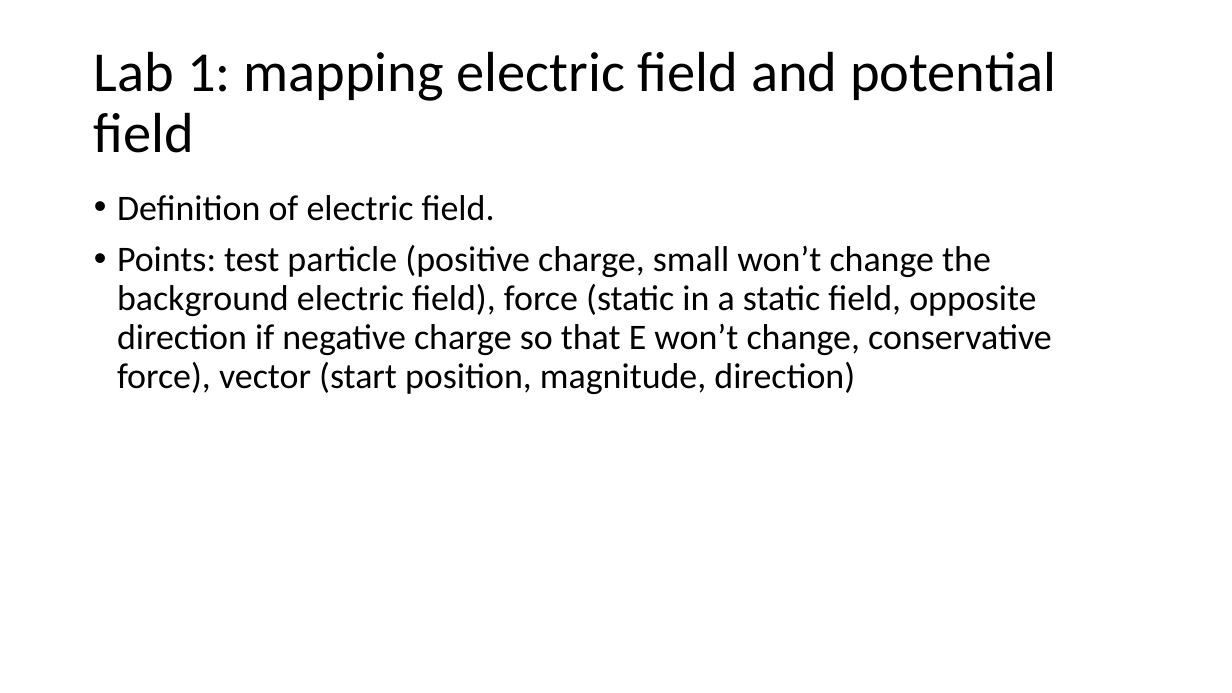
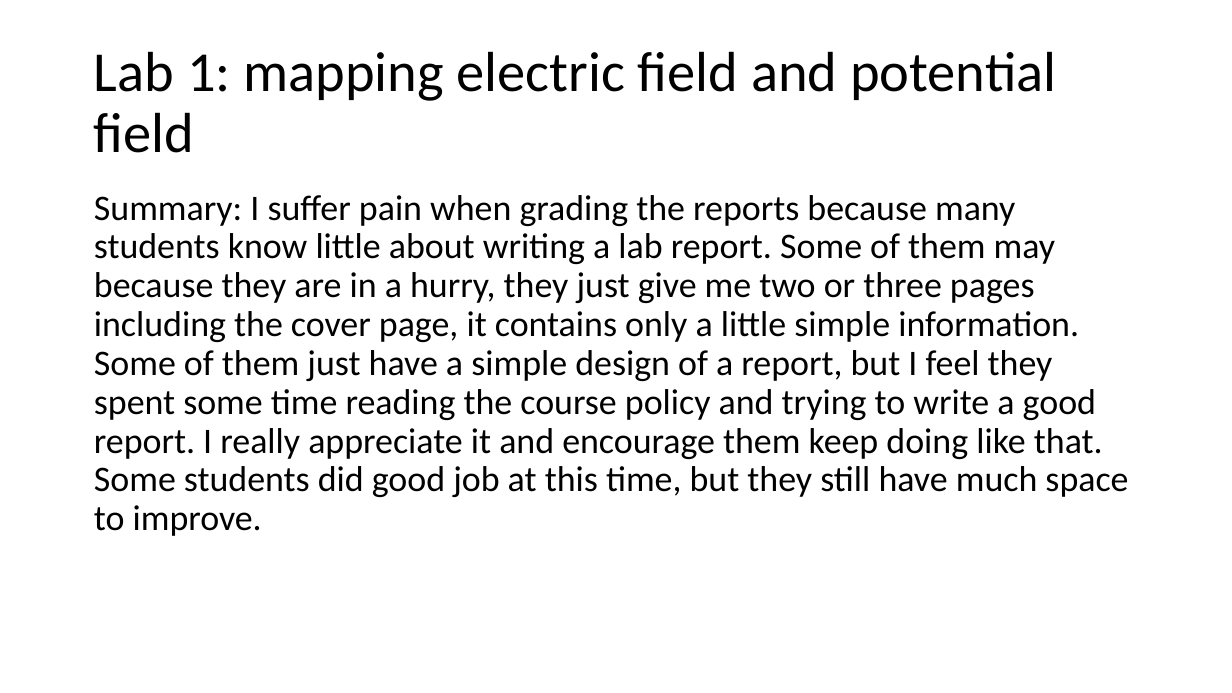
Before and after one commit to UML-Ionosphere-Plasmasphere-Modeling/Coupling-Model, a slide deck: slide 6 of Computational-books&papers/private/TA.pptx. Drawn at 1232x693 pixels with LibreOffice and Linux fonts; fonts in the diff are those of the drawing. Boxes give left, top, right and bottom in pixels: in the first picture for what was removed or moved away, otherwise in the second. Text is boxed around its words. In the diff, an @@ line names an element or a change of style, - is before the commit and + after.

```diff
--- a/Computational-books&papers/private/TA.pptx
+++ b/Computational-books&papers/private/TA.pptx
@@ text at [94, 195, 1128, 536]: text changed @@
-• Definition of electric field.
-• Points: test particle (positive charge, small won’t change the background electric field), force (static in a static field, opposite direction if negative charge so that E won’t change, conservative force), vector (start position, magnitude, direction)
+Summary: I suffer pain when grading the reports because many students know little about writing a lab report. Some of them may because they are in a hurry, they just give me two or three pages including the cover page, it contains only a little simple information. Some of them just have a simple design of a report, but I feel they spent some time reading the course policy and trying to write a good report. I really appreciate it and encourage them keep doing like that. Some students did good job at this time, but they still have much space to improve.
```
Also in this commit, not shown: 3 other slides changed, 1 slide added, 1 slide removed.
